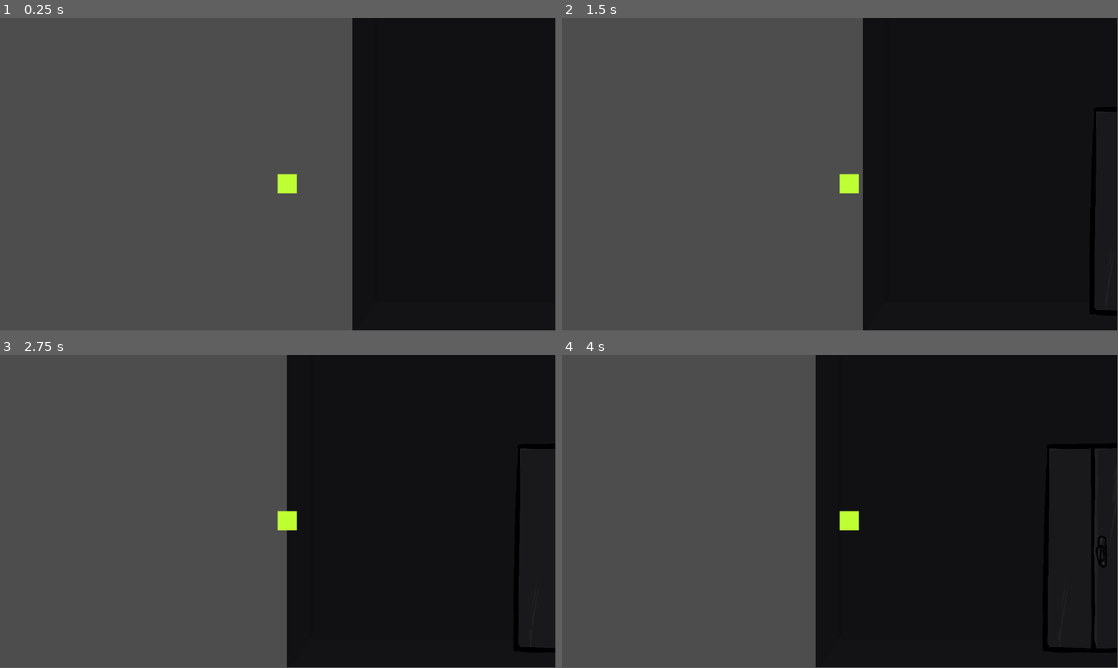
Above: before the commit, frames 1-4 (two rows, left to right).
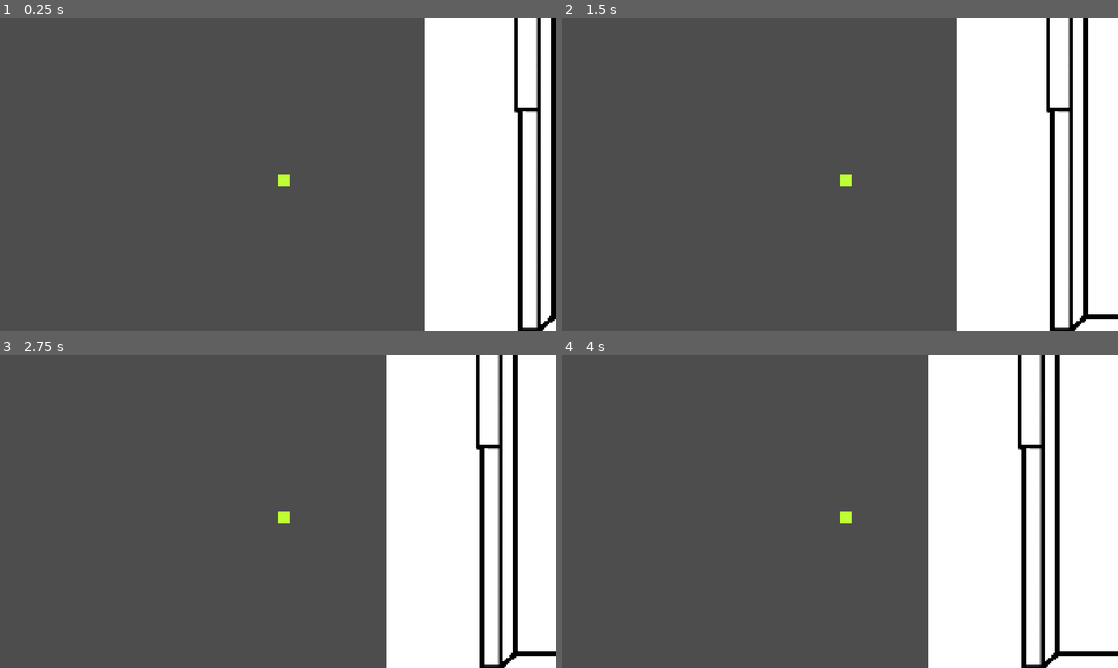
Above: after the commit, the same moments.

Repository: MortalSecond/526h-game
Game: Godot game, scene res://main.tscn
Two runs of this game, one before a commit and one after it. Both use one fixed random seed, a clock stepped at 60 frames per second and the inputs below.
Inputs:
- Up to frame 1 (0.25 s): no input
- Up to frame 2 (1.5 s): tap Enter at 0.5 s; hold Right (ui_right) 0.53-1.28 s; hold Left (ui_left) from 1.28 s (still down)
- Up to frame 3 (2.75 s): release Left (ui_left) at 2.03 s; hold Right (ui_right) from 2.03 s (still down)
- Up to frame 4 (4 s): release Right (ui_right) at 3.53 s; hold Left (ui_left) from 3.53 s (still down)
In our replay, the window is 799x449 before the commit and 800x450 after it. These sizes can differ from the game's own. Grey fills any space a smaller window leaves; there, only what the larger window draws over its background counts as a difference.

The runs differ from the first frame. In frame 1, 35% of the frame differs, in the area x 49-100%, y 0-100%; in frame 2, 44%; in frame 3, 46%; in frame 4, 52%, in the area x 0-100%, y 0-100%.

Commit message:
Add floor plan for Home's first room

Diff:
--- a/assets/data/slots.json
+++ b/assets/data/slots.json
@@ -1,47 +1,47 @@
 [
   {
-    "id": "right_hand",
-    "label": "Right Hand",
-    "accepts_sizes": ["SIZE_SMALL", "SIZE_MEDIUM", "SIZE_LARGE"],
-    "accepts_flags": [],
-    "rejects_flags": [],
-    "capacity": 1,
-    "unlocked_by_default": true
+	"id": "right_hand",
+	"label": "Right Hand",
+	"accepts_sizes": ["SIZE_SMALL", "SIZE_MEDIUM", "SIZE_LARGE"],
+	"accepts_flags": [],
+	"rejects_flags": [],
+	"capacity": 1,
+	"unlocked_by_default": true
   },
   {
-    "id": "left_hand",
-    "label": "Left Hand",
-    "accepts_sizes": ["SIZE_SMALL", "SIZE_MEDIUM", "SIZE_LARGE"],
-    "accepts_flags": [],
-    "rejects_flags": [],
-    "capacity": 1,
-    "unlocked_by_default": true
+	"id": "left_hand",
+	"label": "Left Hand",
+	"accepts_sizes": ["SIZE_SMALL", "SIZE_MEDIUM", "SIZE_LARGE"],
+	"accepts_flags": [],
+	"rejects_flags": [],
+	"capacity": 1,
+	"unlocked_by_default": true
   },
   {
-    "id": "mouth",
-    "label": "Mouth",
-    "accepts_sizes": ["SIZE_SMALL"],
-    "accepts_flags": [],
-    "rejects_flags": ["WET", "SHARP"],
-    "capacity": 1,
-    "unlocked_by_default": true
+	"id": "mouth",
+	"label": "Mouth",
+	"accepts_sizes": ["SIZE_SMALL"],
+	"accepts_flags": [],
+	"rejects_flags": ["WET", "SHARP"],
+	"capacity": 1,
+	"unlocked_by_default": true
   },
   {
-    "id": "left_leg_pocket",
-    "label": "Left Leg Pocket",
-    "accepts_sizes": ["SIZE_SMALL"],
-    "accepts_flags": ["POWDER", "DUST"],
-    "rejects_flags": ["SIZE_MEDIUM", "SIZE_LARGE"],
-    "capacity": 2,
-    "unlocked_by_default": true
+	"id": "left_leg_pocket",
+	"label": "Left Leg Pocket",
+	"accepts_sizes": ["SIZE_SMALL"],
+	"accepts_flags": ["POWDER", "DUST"],
+	"rejects_flags": ["SIZE_MEDIUM", "SIZE_LARGE"],
+	"capacity": 2,
+	"unlocked_by_default": true
   },
   {
-    "id": "belt_carabiner_1",
-    "label": "Carabiner #1",
-    "accepts_sizes": ["SIZE_SMALL", "SIZE_MEDIUM"],
-    "accepts_flags": ["DANGLING"],
-    "rejects_flags": ["SIZE_LARGE"],
-    "capacity": 1,
-    "unlocked_by_default": false
+	"id": "belt_carabiner_1",
+	"label": "Carabiner #1",
+	"accepts_sizes": ["SIZE_SMALL", "SIZE_MEDIUM"],
+	"accepts_flags": ["DANGLING"],
+	"rejects_flags": ["SIZE_LARGE"],
+	"capacity": 1,
+	"unlocked_by_default": false
   }
 ]
--- /dev/null
+++ b/default_bus_layout.tres
@@ -0,0 +1,9 @@
+[gd_resource type="AudioBusLayout" format=3 uid="uid://bp3m2ejk1cc0j"]
+
+[resource]
+bus/1/name = &"Music"
+bus/1/solo = false
+bus/1/mute = false
+bus/1/bypass_fx = false
+bus/1/volume_db = 0.0
+bus/1/send = &"Master"
--- a/main.tscn
+++ b/main.tscn
@@ -2,11 +2,12 @@
 
 [ext_resource type="Script" uid="uid://b2t1nyheaierc" path="res://background_parallax.gd" id="1_0xm2m"]
 [ext_resource type="PackedScene" uid="uid://bhiexaw0mtji4" path="res://player.tscn" id="1_ig7tw"]
-[ext_resource type="Texture2D" uid="uid://d12bko4xm4qgn" path="res://assets/sprites/backgrounds/alone/aloneBackground.png" id="2_7mycd"]
-[ext_resource type="Texture2D" uid="uid://dxpv4mo836gk5" path="res://assets/sprites/objects/cabinet/cabinet.png" id="3_272bh"]
-[ext_resource type="Texture2D" uid="uid://bw3dniwgqkxxs" path="res://assets/sprites/objects/cabinet/cabinetDoor.png" id="4_5vw27"]
-[ext_resource type="Texture2D" uid="uid://b5oc7la1qrvqu" path="res://assets/sprites/foreground/alone/aloneForeground.png" id="6_kek77"]
+[ext_resource type="Texture2D" uid="uid://d01njrcx8lrcp" path="res://assets/sprites/backgrounds/home/homeBG_spine.png" id="2_7mycd"]
+[ext_resource type="Texture2D" uid="uid://cahhmddvjebbd" path="res://assets/sprites/objects/home/kiosk.png" id="4_kek77"]
+[ext_resource type="Texture2D" uid="uid://c3qkof0c0sy7l" path="res://assets/sprites/objects/home/handlerPhotos.png" id="5_4c57u"]
+[ext_resource type="Texture2D" uid="uid://ccyd7p1esuyeh" path="res://assets/sprites/objects/home/pinboard.png" id="6_efxa6"]
 [ext_resource type="PackedScene" uid="uid://d2s38atjp6pfi" path="res://scenes/ui/inventory_panel.tscn" id="7_272bh"]
+[ext_resource type="AudioStream" uid="uid://vt48nm01wmas" path="res://assets/audio/music/homeBG1.ogg" id="8_5vw27"]
 
 [node name="Node2D" type="Node2D" unique_id=921852018]
 script = ExtResource("1_0xm2m")
@@ -16,33 +17,46 @@
 [node name="far_background" type="Node2D" parent="Background" unique_id=336979707]
 
 [node name="Sprite2D" type="Sprite2D" parent="Background/far_background" unique_id=418313667]
+position = Vector2(0, 7)
 texture = ExtResource("2_7mycd")
 metadata/_edit_group_ = true
 
 [node name="mid_background" type="Node2D" parent="Background" unique_id=1282647516]
-position = Vector2(-83, 131)
+position = Vector2(-73, 401)
 
-[node name="Sprite2D" type="Sprite2D" parent="Background/mid_background" unique_id=579751858]
-texture = ExtResource("3_272bh")
+[node name="Kiosk" type="Sprite2D" parent="Background/mid_background" unique_id=1535106969]
+position = Vector2(1426, 0.9999924)
+scale = Vector2(1.2000012, 1.2000012)
+texture = ExtResource("4_kek77")
+
+[node name="Handler Photos" type="Sprite2D" parent="Background/mid_background" unique_id=1627606430]
+position = Vector2(1196, -506)
+texture = ExtResource("5_4c57u")
+
+[node name="Pinboard" type="Sprite2D" parent="Background/mid_background" unique_id=65058320]
+position = Vector2(-940.9999, -355.99997)
+scale = Vector2(0.72, 0.72)
+texture = ExtResource("6_efxa6")
 
 [node name="front_background" type="Node2D" parent="Background" unique_id=485365368]
-position = Vector2(-83, 131)
-
-[node name="Sprite2D" type="Sprite2D" parent="Background/front_background" unique_id=559888387]
-position = Vector2(-23, 2)
-texture = ExtResource("4_5vw27")
+position = Vector2(-73, 401)
 
 [node name="Midground" type="Node2D" parent="." unique_id=1215590172]
 z_index = 5
 
 [node name="Player" parent="Midground" unique_id=1586232719 instance=ExtResource("1_ig7tw")]
-position = Vector2(-497, 55)
+position = Vector2(-1897, 106)
 
 [node name="Foreground" type="Node2D" parent="." unique_id=1872572403]
 z_index = 10
 
 [node name="Sprite2D" type="Sprite2D" parent="Foreground" unique_id=929972721]
 position = Vector2(-352, 217)
-texture = ExtResource("6_kek77")
 
 [node name="InventoryPanel" parent="." unique_id=1929030594 instance=ExtResource("7_272bh")]
+
+[node name="MusicPlayer" type="AudioStreamPlayer" parent="." unique_id=515992196]
+stream = ExtResource("8_5vw27")
+autoplay = true
+bus = &"Music"
+parameters/looping = true
--- a/project.godot
+++ b/project.godot
@@ -19,6 +19,12 @@
 
 SlotRegistry="*uid://dv8gq68go7njm"
 GameState="*uid://badh8j38nok16"
+
+[display]
+
+window/size/viewport_width=1920
+window/size/viewport_height=1080
+window/stretch/mode="canvas_items"
 
 [dotnet]
 
@@ -42,3 +48,5 @@
 rendering_device/driver.windows="d3d12"
 renderer/rendering_method="gl_compatibility"
 renderer/rendering_method.mobile="gl_compatibility"
+2d/snap/snap_2d_transforms_to_pixel=true
+2d/snap/snap_2d_vertices_to_pixel=true
Not shown, added: assets/audio/music/homeBG1.ogg.import
Binary file added: assets/sprites/backgrounds/home/homeBG_spine.png
Not shown, added: assets/sprites/backgrounds/home/homeBG_spine.png.import
Binary file added: assets/sprites/objects/home/handlerPhotos.png
Not shown, added: assets/sprites/objects/home/handlerPhotos.png.import
Binary file added: assets/sprites/objects/home/kiosk.png
Not shown, added: assets/sprites/objects/home/kiosk.png.import
Binary file added: assets/sprites/objects/home/pinboard.png
Not shown, added: assets/sprites/objects/home/pinboard.png.import
Not shown, added: assets/audio/music/homeBG1.ogg
